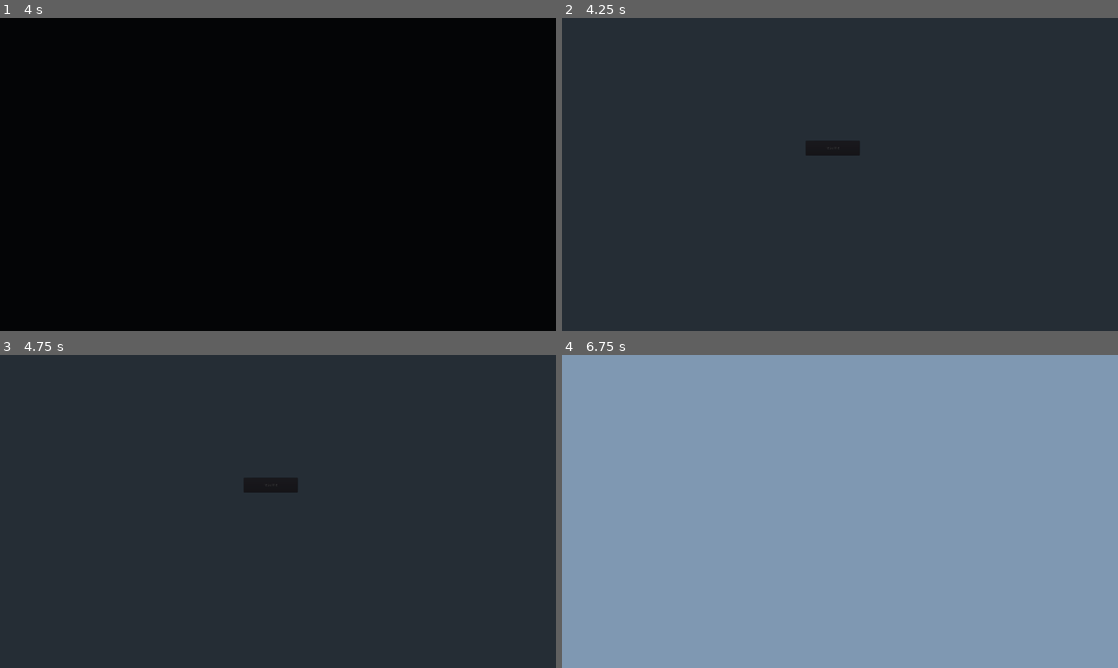
Above: before the commit, frames 1-4 (two rows, left to right).
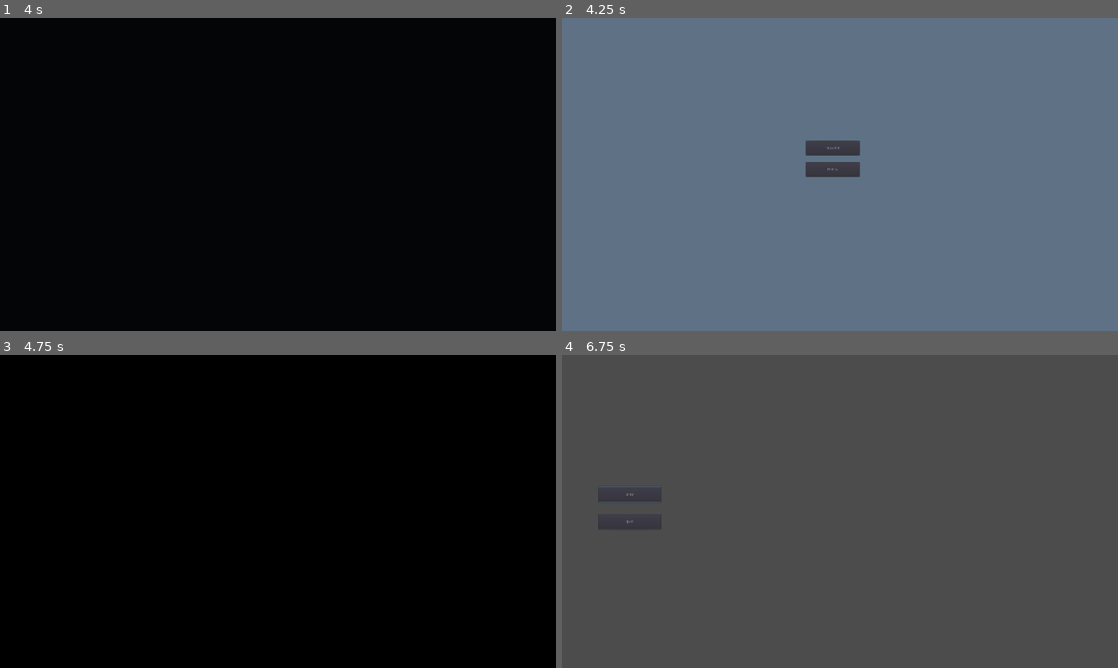
Above: after the commit, the same moments.

Repository: Ainlid/motif
Game: Godot game, scene res://scenes/main.tscn
Two runs of this game, one before a commit and one after it. Both use one fixed random seed, a clock stepped at 60 frames per second and the inputs below.
Inputs (mouse positions are in pixels of both pictures, inside the frame that each line leads up to):
- Up to frame 1 (4 s): tap Enter at 0.5, 2 s; move the mouse to (305, 174) at 0.52 s; hold Shift (run, bound only before the commit) 0.53-1.28 s; hold W (move_forward) from 0.53 s (still down); tap Space (jump) at 0.77, 1.07, 1.25, 1.52, 1.82, 2.75, 3.02, 3.32, 3.77, 3.8 s; tap Down (look_down, bound only after the commit) at 0.8, 1.35 s; move the mouse to (250, 174) at 1.27 s; tap Left (look_left, bound only after the commit) at 1.55 s; move the mouse to (289, 168) at 2.02 s; hold Left (look_left, bound only after the commit) 2.03-2.78 s; tap Right (look_right, bound only after the commit) at 2.3, 2.85 s; move the mouse to (272, 180) at 2.77 s; tap Up (look_up, bound only after the commit) at 3.05 s; move the mouse to (316, 177) at 3.52 s; hold Up (look_up, bound only after the commit) from 3.53 s (still down)
- Up to frame 2 (4.25 s): keep holding W (move_forward); keep holding Up (look_up, bound only after the commit); tap Space (jump) at 4.07 s; tap Escape (escape) at 4.15 s
- Up to frame 3 (4.75 s): release W (move_forward) at 4.25 s; release Up (look_up, bound only after the commit) at 4.25 s; click (272, 505) at 4.25 s, where only the run after the commit has a clickable "menu"
- Up to frame 4 (6.75 s): click (628, 495) at 5 s, where only the run after the commit has a clickable "play"; click (628, 495) at 5.75 s, where only the run after the commit has a clickable "play"; click (834, 486) at 6.5 s, where only the run before the commit has a clickable "resume"

Frame 1 is identical in both runs. In frame 2, 100% of the frame differs, in the area x 0-100%, y 0-100%; in frame 3, 100%; in frame 4, 100%.

Commit message:
contrast, texture randomization, menu

Diff:
--- a/nodes/fader.tscn
+++ b/nodes/fader.tscn
@@ -3,6 +3,7 @@
 [ext_resource path="res://scripts/fader.gd" type="Script" id=1]
 
 [node name="fader" type="CanvasLayer"]
+pause_mode = 2
 layer = 100
 script = ExtResource( 1 )
 
--- a/nodes/pause_menu.tscn
+++ b/nodes/pause_menu.tscn
@@ -29,4 +29,15 @@
 "_edit_use_anchors_": false
 }
 
+[node name="menu_button" type="Button" parent="menu"]
+margin_left = 842.0
+margin_top = 498.0
+margin_right = 1028.0
+margin_bottom = 548.0
+text = "menu"
+__meta__ = {
+"_edit_use_anchors_": false
+}
+
 [connection signal="pressed" from="menu/resume_button" to="." method="_unpause_game"]
+[connection signal="pressed" from="menu/menu_button" to="." method="_main_menu"]
--- a/project.godot
+++ b/project.godot
@@ -57,14 +57,29 @@
 "events": [ Object(InputEventKey,"resource_local_to_scene":false,"resource_name":"","device":0,"alt":false,"shift":false,"control":false,"meta":false,"command":false,"pressed":false,"scancode":87,"unicode":0,"echo":false,"script":null)
  ]
 }
+look_left={
+"deadzone": 0.5,
+"events": [ Object(InputEventKey,"resource_local_to_scene":false,"resource_name":"","device":0,"alt":false,"shift":false,"control":false,"meta":false,"command":false,"pressed":false,"scancode":16777231,"unicode":0,"echo":false,"script":null)
+ ]
+}
 jump={
 "deadzone": 0.5,
 "events": [ Object(InputEventKey,"resource_local_to_scene":false,"resource_name":"","device":0,"alt":false,"shift":false,"control":false,"meta":false,"command":false,"pressed":false,"scancode":32,"unicode":0,"echo":false,"script":null)
  ]
 }
-run={
+look_right={
 "deadzone": 0.5,
-"events": [ Object(InputEventKey,"resource_local_to_scene":false,"resource_name":"","device":0,"alt":false,"shift":false,"control":false,"meta":false,"command":false,"pressed":false,"scancode":16777237,"unicode":0,"echo":false,"script":null)
+"events": [ Object(InputEventKey,"resource_local_to_scene":false,"resource_name":"","device":0,"alt":false,"shift":false,"control":false,"meta":false,"command":false,"pressed":false,"scancode":16777233,"unicode":0,"echo":false,"script":null)
+ ]
+}
+look_down={
+"deadzone": 0.5,
+"events": [ Object(InputEventKey,"resource_local_to_scene":false,"resource_name":"","device":0,"alt":false,"shift":false,"control":false,"meta":false,"command":false,"pressed":false,"scancode":16777234,"unicode":0,"echo":false,"script":null)
+ ]
+}
+look_up={
+"deadzone": 0.5,
+"events": [ Object(InputEventKey,"resource_local_to_scene":false,"resource_name":"","device":0,"alt":false,"shift":false,"control":false,"meta":false,"command":false,"pressed":false,"scancode":16777232,"unicode":0,"echo":false,"script":null)
  ]
 }
 fullscreen={
--- a/resources/materials/floor.tres
+++ b/resources/materials/floor.tres
@@ -1,27 +1,8 @@
-[gd_resource type="ShaderMaterial" load_steps=6 format=2]
+[gd_resource type="ShaderMaterial" load_steps=2 format=2]
 
 [ext_resource path="res://resources/materials/tile.gdshader" type="Shader" id=1]
 
-[sub_resource type="Gradient" id=1]
-offsets = PoolRealArray( 0, 0.51049, 1 )
-colors = PoolColorArray( 0, 0.00392157, 0.32549, 1, 0.157104, 0.609375, 0.174771, 1, 0, 0.00392157, 0.32549, 1 )
-
-[sub_resource type="GradientTexture" id=2]
-gradient = SubResource( 1 )
-
-[sub_resource type="OpenSimplexNoise" id=3]
-seed = 8
-octaves = 1
-period = 4.0
-
-[sub_resource type="NoiseTexture" id=4]
-flags = 3
-width = 32
-height = 32
-seamless = true
-noise = SubResource( 3 )
-
 [resource]
 shader = ExtResource( 1 )
-shader_param/gradient = SubResource( 2 )
-shader_param/noise = SubResource( 4 )
+shader_param/color1 = Color( 1, 1, 1, 1 )
+shader_param/color2 = Color( 1, 1, 1, 1 )
--- a/resources/materials/tile.gdshader
+++ b/resources/materials/tile.gdshader
@@ -1,14 +1,22 @@
 shader_type spatial;
 
-uniform sampler2D gradient : hint_albedo;
+uniform vec4 color1 : hint_color = vec4(1.0);
+uniform vec4 color2 : hint_color = vec4(1.0);
 uniform sampler2D noise : hint_black;
 
 void fragment()
 {
 	vec2 uvs = UV;
+	//multiply the UVs to get repeating pattern
 	uvs *= 4.0;
 	float grayscale = texture(noise, uvs).r;
-	float colors_amount = 4.0;
-	grayscale = floor(grayscale * colors_amount) / colors_amount;
-	ALBEDO = texture(gradient, vec2(grayscale, 0.0)).rgb;
+	float contrast = 8.0;
+	grayscale = (grayscale - 0.5) * contrast + 0.5;
+	//clamp the value to avoid incorrect colors later
+	grayscale = clamp(grayscale, 0.0, 1.0);
+	//posterize the noise
+	float posterization = 4.0;
+	grayscale = floor(grayscale * posterization) / posterization;
+	//mix between two colors using the grayscale value
+	ALBEDO = mix(color1, color2, grayscale).rgb;
 }
--- a/resources/materials/wall.tres
+++ b/resources/materials/wall.tres
@@ -1,24 +1,8 @@
-[gd_resource type="ShaderMaterial" load_steps=6 format=2]
+[gd_resource type="ShaderMaterial" load_steps=2 format=2]
 
 [ext_resource path="res://resources/materials/tile.gdshader" type="Shader" id=1]
 
-[sub_resource type="Gradient" id=1]
-
-[sub_resource type="GradientTexture" id=2]
-gradient = SubResource( 1 )
-
-[sub_resource type="OpenSimplexNoise" id=3]
-seed = 4
-period = 4.0
-
-[sub_resource type="NoiseTexture" id=4]
-flags = 3
-width = 32
-height = 32
-seamless = true
-noise = SubResource( 3 )
-
 [resource]
 shader = ExtResource( 1 )
-shader_param/gradient = SubResource( 2 )
-shader_param/noise = SubResource( 4 )
+shader_param/color1 = Color( 1, 1, 1, 1 )
+shader_param/color2 = Color( 1, 1, 1, 1 )
--- /dev/null
+++ b/scenes/main_menu.tscn
@@ -0,0 +1,37 @@
+[gd_scene load_steps=2 format=2]
+
+[ext_resource path="res://scripts/main_menu.gd" type="Script" id=1]
+
+[node name="main_menu" type="Node2D"]
+script = ExtResource( 1 )
+
+[node name="menu" type="Control" parent="."]
+margin_right = 1920.0
+margin_bottom = 1080.0
+__meta__ = {
+"_edit_use_anchors_": false
+}
+
+[node name="play_button" type="Button" parent="menu"]
+margin_left = 126.0
+margin_top = 454.0
+margin_right = 342.0
+margin_bottom = 508.0
+text = "play"
+
+[node name="quit_button" type="Button" parent="menu"]
+margin_left = 126.0
+margin_top = 548.0
+margin_right = 342.0
+margin_bottom = 602.0
+text = "quit"
+__meta__ = {
+"_edit_use_anchors_": false
+}
+
+[node name="timer" type="Timer" parent="menu/quit_button"]
+wait_time = 0.5
+one_shot = true
+
+[connection signal="pressed" from="menu/quit_button" to="." method="_quit_pressed"]
+[connection signal="timeout" from="menu/quit_button/timer" to="." method="_quit_game"]
--- a/scripts/fader.gd
+++ b/scripts/fader.gd
@@ -1,7 +1,7 @@
 extends CanvasLayer
 
 var path = "test"
-const menu_path = "test"
+const menu_path = "res://scenes/main_menu.tscn"
 const dream_path = "res://scenes/main.tscn"
 
 var duration = 0.5
--- a/scripts/main.gd
+++ b/scripts/main.gd
@@ -7,13 +7,36 @@
 
 onready var gridmap = $gridmap
 
+var tile_mats = [preload("res://resources/materials/floor.tres"),
+preload("res://resources/materials/wall.tres")]
+
 func _ready():
 	randomize()
+	_generate_mats()
 	size_x = 10 + randi()%10+1
 	size_z = 10 + randi()%10+1
 	borders = Rect2(1, 1, size_x - 2, size_z - 2)
 	steps_amount = 200 + randi()%200+1
 	_generate_maze()
+
+func _generate_mats():
+	for tile_mat in tile_mats:
+		var col1 = Color.from_hsv(randf(), rand_range(0.2, 0.8), rand_range(0.2, 0.8))
+		tile_mat.set_shader_param("color1", col1)
+		var col2 = Color.from_hsv(randf(), rand_range(0.2, 0.8), rand_range(0.2, 0.8))
+		tile_mat.set_shader_param("color2", col2)
+		var noise_tex = NoiseTexture.new()
+		noise_tex.seamless = true
+		noise_tex.height = 32
+		noise_tex.width = 32
+		#enable mipmapping and repeating
+		noise_tex.set_flags(Texture.FLAG_MIPMAPS + Texture.FLAG_REPEAT)
+		var noise = OpenSimplexNoise.new()
+		noise.octaves = 1
+		noise.period = 4
+		noise.seed = randi()
+		noise_tex.noise = noise
+		tile_mat.set_shader_param("noise", noise_tex)
 
 func _generate_maze():
 	for n_x in size_x:
--- /dev/null
+++ b/scripts/main_menu.gd
@@ -0,0 +1,17 @@
+extends Node2D
+
+onready var play_button = $menu/play_button
+onready var quit_timer = $menu/quit_button/timer
+
+func _ready():
+	play_button.grab_focus()
+
+func _play_pressed():
+	fader._fade_start(fader.dream_path)
+
+func _quit_pressed():
+	fader._fade_out()
+	quit_timer.start()
+
+func _quit_game():
+	get_tree().quit()
--- a/scripts/pause_menu.gd
+++ b/scripts/pause_menu.gd
@@ -1,9 +1,9 @@
 extends Node
 
-var menu
+onready var menu = $menu
+onready var resume_button = $menu/resume_button
 
 func _ready():
-	menu = $menu
 	_unpause_game()
 
 func _input(event):
@@ -17,6 +17,7 @@
 	get_tree().paused = true
 	Input.set_mouse_mode(Input.MOUSE_MODE_VISIBLE)
 	menu.show()
+	resume_button.grab_focus()
 
 func _unpause_game():
 	get_tree().paused = false
@@ -28,5 +29,5 @@
 	fader._reload_scene()
 
 func _main_menu():
-	Input.set_mouse_mode(Input.MOUSE_MODE_VISIBLE)
+	#Input.set_mouse_mode(Input.MOUSE_MODE_VISIBLE)
 	fader._fade_start(fader.menu_path)
--- a/scripts/player.gd
+++ b/scripts/player.gd
@@ -3,9 +3,8 @@
 export var playable = true
 export var gravity = -30.0
 export var walk_speed = 8.0
-export var run_speed = 16.0
 export var jump_speed = 10.0
-export var mouse_sensitivity = 0.002
+export var turn_speed = 2.0
 export var fall_limit = -100.0
 
 var pivot
@@ -18,6 +17,17 @@
 	Input.set_mouse_mode(Input.MOUSE_MODE_CAPTURED)
 
 func _physics_process(delta):
+	#turning
+	if Input.is_action_pressed("look_up"):
+		pivot.rotate_x(turn_speed * delta)
+	if Input.is_action_pressed("look_down"):
+		pivot.rotate_x(-turn_speed * delta)
+	pivot.rotation.x = clamp(pivot.rotation.x, -1.2, 1.2)
+	if Input.is_action_pressed("look_left"):
+		rotate_y(turn_speed * delta)
+	if Input.is_action_pressed("look_right"):
+		rotate_y(-turn_speed * delta)
+	#walking
 	dir = Vector3.ZERO
 	var basis = global_transform.basis
 	if Input.is_action_pressed("move_forward"):
@@ -29,13 +39,12 @@
 	if Input.is_action_pressed("move_right"):
 		dir += basis.x
 	dir = dir.normalized()
-	var speed = walk_speed
+	#jumping
 	if is_on_floor():
-		if Input.is_action_pressed("run"):
-			speed = run_speed
 		if Input.is_action_just_pressed("jump"):
 			velocity.y = jump_speed
-	var target_vel = dir * speed
+	var target_vel = dir * walk_speed
+	#checking wall collision to prevent climbing steep slopes
 	if !is_on_wall():
 		velocity.x = target_vel.x
 		velocity.z = target_vel.z
@@ -49,9 +58,3 @@
 	if playable:
 		playable = false
 		fader._reload_scene()
-
-func _unhandled_input(event):
-	if event is InputEventMouseMotion and playable:
-		rotate_y(-event.relative.x * mouse_sensitivity)
-		pivot.rotate_x(-event.relative.y * mouse_sensitivity)
-		pivot.rotation.x = clamp(pivot.rotation.x, -1.2, 1.2)
